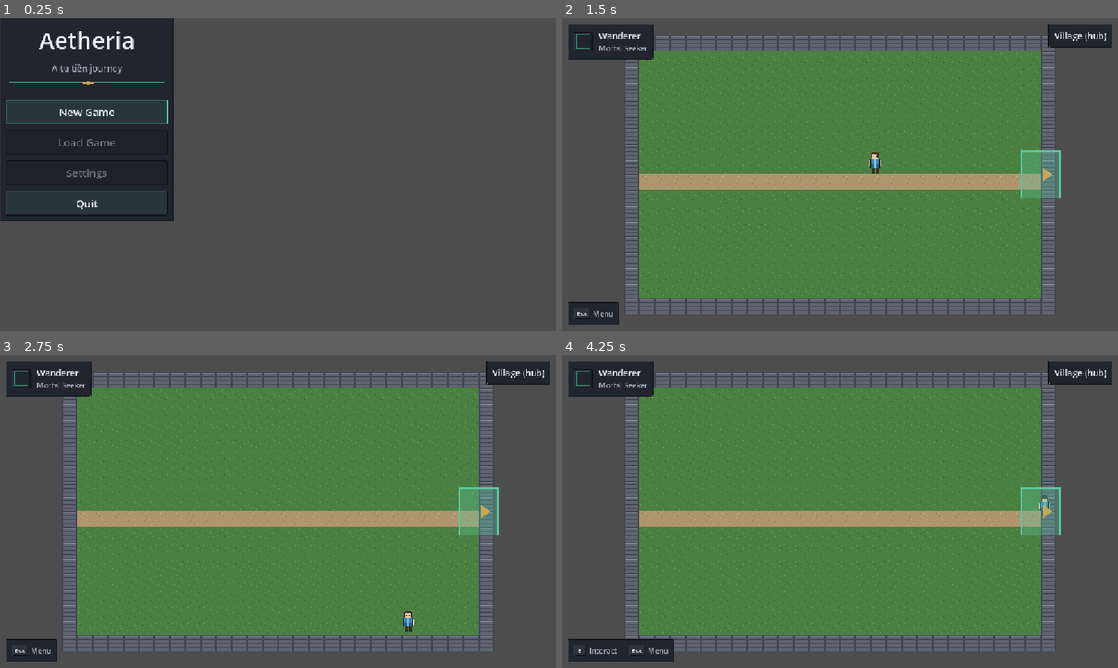
Above: before the commit, frames 1-4 (two rows, left to right).
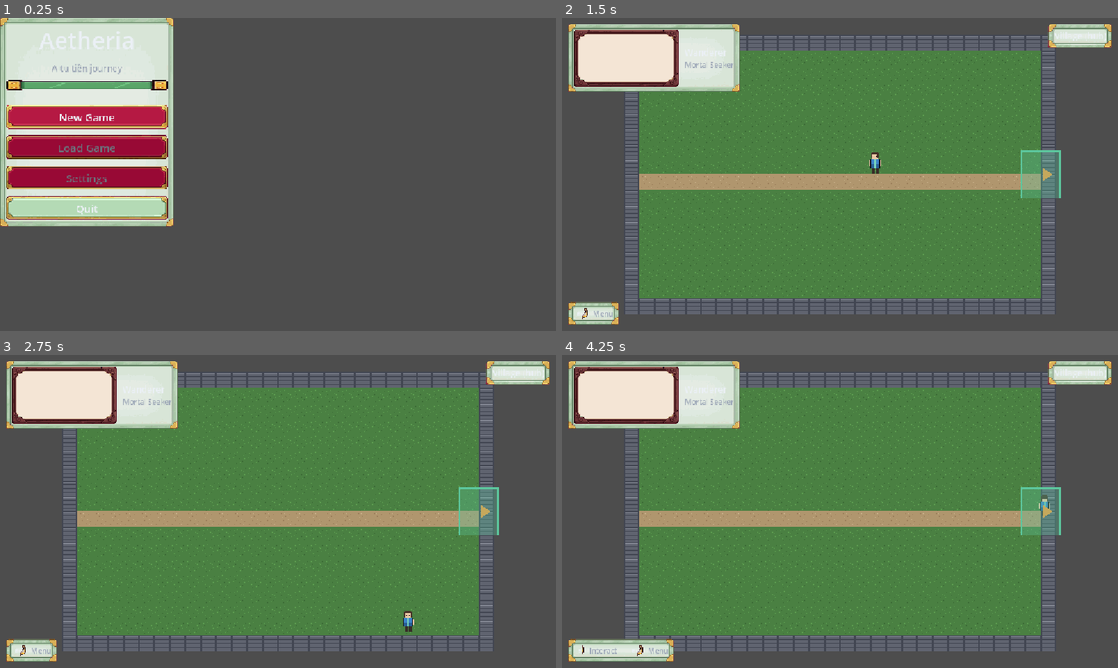
Above: after the commit, the same moments.

Repository: MinhNQ03/Game_2D_Tu_Tien
Game: Godot game, scene res://main.tscn
The game is run twice, just before and just after one commit, with the same random seed, the same clock (stepped at 60 frames per second) and the same inputs.
Inputs (mouse positions are in pixels of both pictures, inside the frame that each line leads up to):
- Up to frame 1 (0.25 s): no input
- Up to frame 2 (1.5 s): click "New Game" at 0.5 s; tap Enter at 1.25 s; move the mouse to (962, 158) at 1.27 s; hold D (move_right) from 1.28 s (still down); tap J (attack) at 1.35 s; click (962, 158) at 1.42 s
- Up to frame 3 (2.75 s): move the mouse to (166, 527) at 2.02 s; release D (move_right) at 2.03 s; hold S (move_down) from 2.03 s (still down); tap Space (dodge) at 2.1 s; click (166, 527) at 2.17 s
- Up to frame 4 (4.25 s): move the mouse to (895, 442) at 2.77 s; release S (move_down) at 2.78 s; hold D (move_right) 2.78-3.53 s; tap E (interact) at 2.85 s; click (895, 442) at 2.92 s; tap Space (dodge) at 3.5 s; move the mouse to (812, 574) at 3.52 s; hold W (move_up) from 3.53 s (still down); tap J (attack) at 3.6 s; click (812, 574) at 3.67 s

The runs differ from the first frame. In frame 1, 21% of the frame differs, in the area x 0-32%, y 0-67%; in frame 2, 8.1%; in frame 3, 8.1%; in frame 4, 8.8%.

Commit message:
feat(ui): adopt CC0 Xianxia Pixel Pack UI; retire self-made prototype UI; asset audit (D-028)

Diff:
--- a/src/presentation/menus/main_menu.gd
+++ b/src/presentation/menus/main_menu.gd
@@ -16,7 +16,6 @@
 signal new_game_pressed()
 signal quit_pressed()
 
-var _background: TextureRect
 var _title: Label
 var _subtitle: Label
 var _divider: TextureRect
@@ -53,21 +52,15 @@
 
 func _build_ui() -> void:
 	# --- Background: a dark tiled pixel surface (not a flat ColorRect) -------------
-	_background = TextureRect.new()
-	_background.set_anchors_preset(Control.PRESET_FULL_RECT)
-	_background.mouse_filter = Control.MOUSE_FILTER_IGNORE
-	_background.texture_filter = CanvasItem.TEXTURE_FILTER_NEAREST
-	_background.stretch_mode = TextureRect.STRETCH_TILE
-	if ResourceLoader.exists(UIPalette.TEX_PANEL_INSET):
-		_background.texture = load(UIPalette.TEX_PANEL_INSET)
-	else:
-		# Fallback: a solid dark fill if the texture is missing.
-		var fill := ColorRect.new()
-		fill.color = UIPalette.COLOR_BACKGROUND
-		fill.set_anchors_preset(Control.PRESET_FULL_RECT)
-		fill.mouse_filter = Control.MOUSE_FILTER_IGNORE
-		add_child(fill)
-	add_child(_background)
+	# A deep ink fill behind the framed panel (D-028). The xianxia inset texture is a FRAMED
+	# panel, not a seamless tile, so we no longer tile it as a backdrop (that would repeat its
+	# border); a flat deep-ink base reads as the "dark lacquer" ground the jade panel sits on.
+	var fill := ColorRect.new()
+	fill.name = "Background"
+	fill.color = UIPalette.COLOR_BACKGROUND
+	fill.set_anchors_preset(Control.PRESET_FULL_RECT)
+	fill.mouse_filter = Control.MOUSE_FILTER_IGNORE
+	add_child(fill)
 
 	# --- Centered framed panel -----------------------------------------------------
 	var center := CenterContainer.new()
--- a/src/presentation/ui/ui_palette.gd
+++ b/src/presentation/ui/ui_palette.gd
@@ -72,13 +72,15 @@
 const FOCUS_BORDER := 2
 
 
-# --- UI asset textures (project-owned pixel art, D-024) -----------------------
-# The 9-slice panel/button/frame PNGs generated by `tools/gen_ui_assets.py`. The single
-# source of truth for WHERE the UI textures live, so `UITheme` + components load one name
-# and a later art pass swaps the files (or the whole folder) without touching call sites.
+# --- UI asset textures (Xianxia Pixel Pack, CC0, D-028) -----------------------
+# The 9-slice panel/button/frame PNGs from the CC0 "Xianxia Pixel Pack" UI set (jade/ink/
+# silk/rosewood), recorded in `docs/ASSET_LICENSES.md`. The single source of truth for WHERE
+# the UI textures live, so `UITheme` + components load one name and a later art pass swaps the
+# files (or the whole folder) without touching call sites. These replaced the earlier
+# self-made prototype UI (`assets/ui/mana_soul/`, retired in D-028).
 # All are pixel art: nearest filter, mipmaps off (`06-art-assets.md`).
 
-const UI_ASSET_DIR := "res://assets/ui/mana_soul"
+const UI_ASSET_DIR := "res://assets/ui/xianxia"
 
 const TEX_PANEL := UI_ASSET_DIR + "/panels/panel.png"
 const TEX_PANEL_INSET := UI_ASSET_DIR + "/panels/panel_inset.png"
@@ -98,8 +100,16 @@
 	TEX_BUTTON_FOCUS, TEX_KEY_BADGE, TEX_PORTRAIT_FRAME, TEX_TITLE_DIVIDER,
 ]
 
-## 9-slice border margins (px) authored into the textures by the generator. The border band
-## of each PNG is NOT stretched; only the center is — this keeps pixel corners crisp at any
-## panel size (`06-art-assets.md`, nine-slice rule).
-const NINE_PATCH_MARGIN := 8        # panels, buttons, portrait frame (24x24, 8px border)
-const KEY_BADGE_MARGIN := 6         # key badge (16x16, 6px border)
+## 9-slice border margins (px) authored into each xianxia texture (D-028). The border band of
+## each PNG is NOT stretched; only the center is — pixel corners stay crisp at any size
+## (`06-art-assets.md`, nine-slice rule). Margins differ per source texture, so they are
+## declared per slot (read from each pack `.tres`): panels jade = 17; ink inset = 26/19;
+## jade/silk buttons = L16 T14 R16 B18; the corner used as the key badge = 18.
+const PANEL_MARGIN := 17            # panel.png (jade, 218x118)
+const INSET_MARGIN := 24            # panel_inset.png (ink, 216x117 — authored 26/19, 24 safe)
+const BUTTON_MARGIN := 16           # button_* (jade/silk, 130x54, border 16)
+const KEY_BADGE_MARGIN := 18        # key_badge.png (corner, 61x61, ~18 border)
+const PORTRAIT_MARGIN := 17         # portrait_frame.png (rosewood panel, 218x118)
+
+## Kept for backward compatibility / the default `_texture_box` margin (panels/portrait).
+const NINE_PATCH_MARGIN := 17
--- a/src/presentation/ui/ui_theme.gd
+++ b/src/presentation/ui/ui_theme.gd
@@ -2,8 +2,8 @@
 class_name UITheme
 ## UITheme — Aetheria presentation (asset-backed foundation theme builder).
 ##
-## Builds a Godot `Theme` from the project-owned pixel-art UI textures (`UIPalette.TEX_*`,
-## generated by `tools/gen_ui_assets.py`) so the main menu and HUD share ONE consistent
+## Builds a Godot `Theme` from the CC0 Xianxia Pixel Pack UI textures (`UIPalette.TEX_*`,
+## D-028; recorded in `docs/ASSET_LICENSES.md`) so the main menu and HUD share ONE consistent
 ## look — 9-slice framed buttons with distinct normal/hover/pressed/focus/disabled states,
 ## framed panels, and a key-badge chip. The theme is built in CODE (not a hand-authored
 ## `.tres`) to match the project's code-built UI convention and stay unit-testable headless.
@@ -63,9 +63,9 @@
 	# The focus ring should not add padding (it overlays the normal box), so keep its content
 	# margins at the border only.
 	if state == "focus":
-		pad_h = UIPalette.NINE_PATCH_MARGIN
-		pad_v = UIPalette.NINE_PATCH_MARGIN
-	var box := _texture_box(tex_path, UIPalette.NINE_PATCH_MARGIN, pad_h, pad_v)
+		pad_h = UIPalette.BUTTON_MARGIN
+		pad_v = UIPalette.BUTTON_MARGIN
+	var box := _texture_box(tex_path, UIPalette.BUTTON_MARGIN, pad_h, pad_v)
 	if box != null:
 		return box
 	# Fallback (texture missing): a flat state box so the button still works.
@@ -74,7 +74,7 @@
 
 ## The framed panel StyleBox (for PanelContainer / `panel_node()`).
 static func panel_stylebox() -> StyleBox:
-	var box := _texture_box(UIPalette.TEX_PANEL, UIPalette.NINE_PATCH_MARGIN,
+	var box := _texture_box(UIPalette.TEX_PANEL, UIPalette.PANEL_MARGIN,
 		UIPalette.SPACE_MD, UIPalette.SPACE_MD)
 	if box != null:
 		return box
@@ -83,7 +83,7 @@
 
 ## The darker inset/well StyleBox (secondary surfaces).
 static func inset_stylebox() -> StyleBox:
-	var box := _texture_box(UIPalette.TEX_PANEL_INSET, UIPalette.NINE_PATCH_MARGIN,
+	var box := _texture_box(UIPalette.TEX_PANEL_INSET, UIPalette.INSET_MARGIN,
 		UIPalette.SPACE_SM, UIPalette.SPACE_SM)
 	if box != null:
 		return box
Binary file removed: assets/ui/mana_soul/buttons/button_disabled.png
Binary file removed: assets/ui/mana_soul/buttons/button_focus.png
Binary file removed: assets/ui/mana_soul/buttons/button_hover.png
Binary file removed: assets/ui/mana_soul/buttons/button_normal.png
Binary file removed: assets/ui/mana_soul/buttons/button_pressed.png
Binary file removed: assets/ui/mana_soul/frames/key_badge.png
Binary file removed: assets/ui/mana_soul/frames/portrait_frame.png
Binary file removed: assets/ui/mana_soul/frames/title_divider.png
Binary file removed: assets/ui/mana_soul/panels/panel.png
Binary file removed: assets/ui/mana_soul/panels/panel_inset.png
Binary file added: assets/ui/xianxia/buttons/button_disabled.png
Not shown, changed: assets/ui/xianxia/buttons/button_disabled.png.import
(and 23 more such lines)
